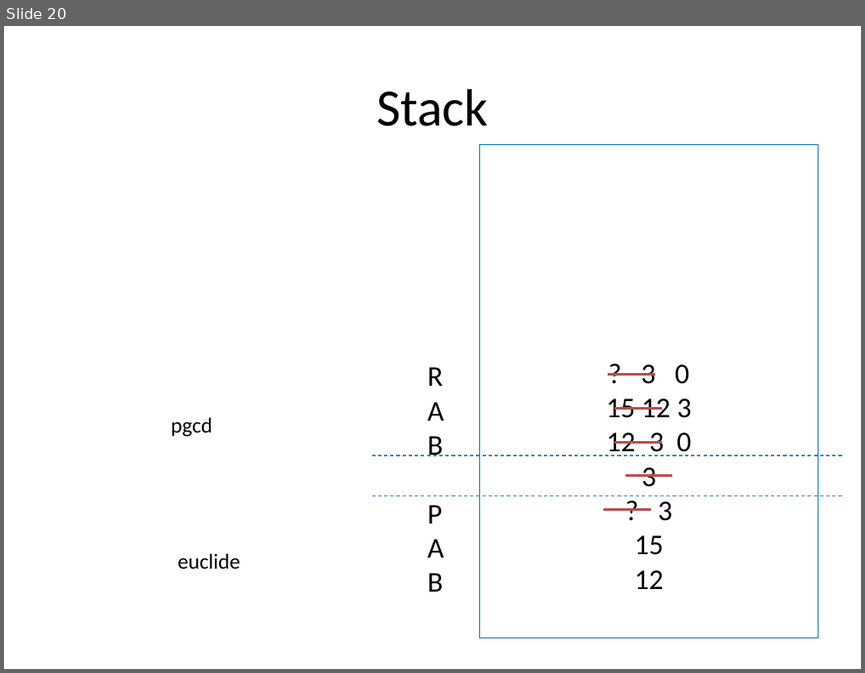
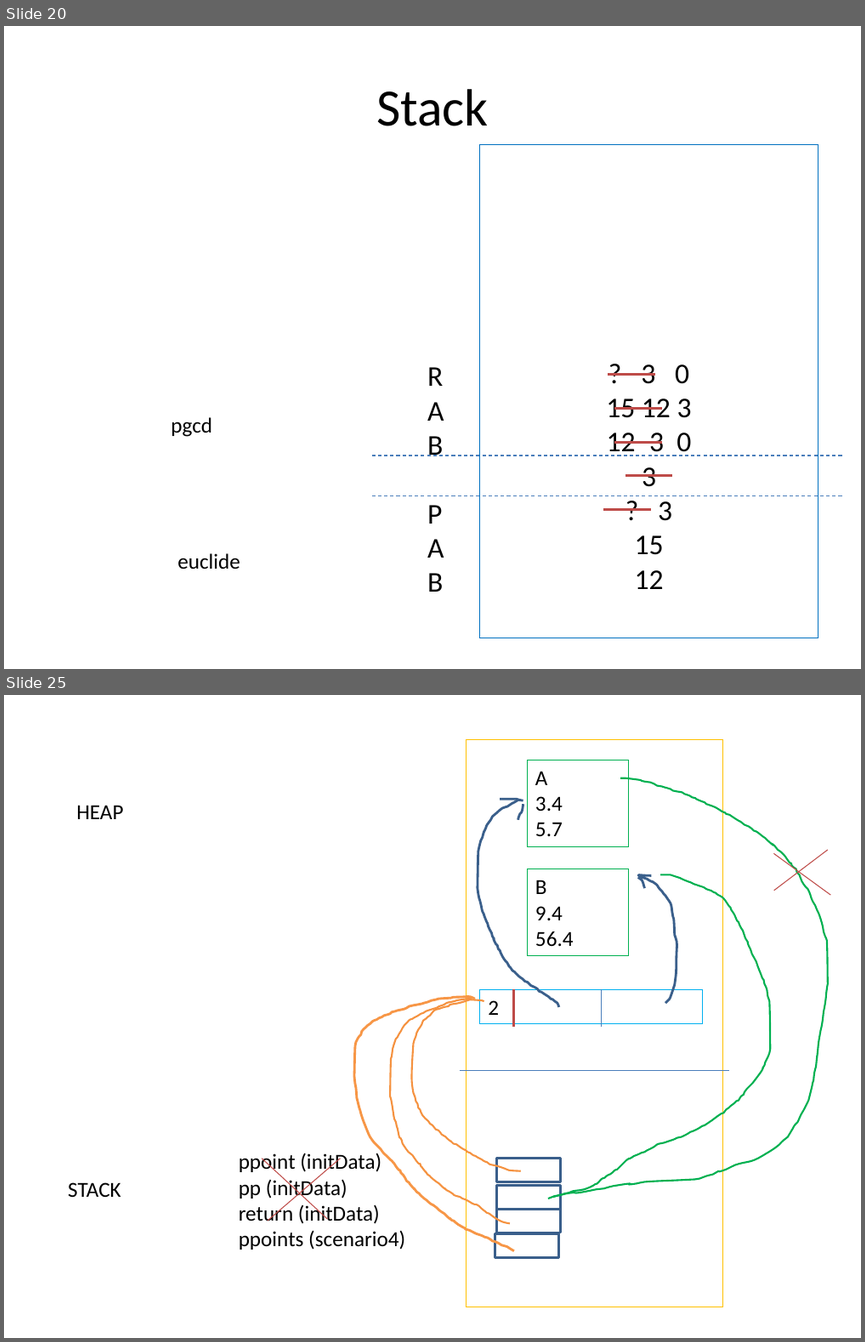
Before and after one commit to matthcol/CPP2019_07, a slide deck: CPP.pptx. Shown one above the other, each under a label of ours: slide 20 before the commit, slides 20 and 25 after it; the slides between them are not shown. The pictures are 865x673 and 865x1342 pixels, drawn with LibreOffice and Linux fonts; fonts in the diff are those of the drawing. Boxes give left, top, right and bottom in pixels: in the first picture for what was removed or moved away, otherwise in the second. Text is boxed around its words. In the diff, an @@ line names an element or a change of style, - is before the commit and + after.

```diff
--- a/CPP.pptx
+++ b/CPP.pptx
@@ slide 25 added at (4, 695, 861, 1338), background #FFFFFF @@
@@ rectangle added at (466, 739, 722, 1306), outline #FFC000 0.75 pt @@
@@ rectangle added at (527, 760, 628, 846), outline #00B050 0.75 pt, 18 pt, text #000000 @@
+A
+3.4
+5.7
@@ freeform shape added at (548, 778, 828, 1198), outline #00B050 1.5 pt @@
@@ text added at (76, 805, 123, 819), 18 pt, text #000000 @@
+HEAP
@@ freeform shape added at (477, 800, 558, 1007), outline #3A5F8C 2 pt @@
@@ freeform shape added at (500, 799, 523, 800), outline #3A5F8C 2 pt @@
@@ freeform shape added at (518, 804, 523, 819), outline #3A5F8C 2 pt @@
@@ rectangle added at (527, 869, 628, 955), outline #00B050 0.75 pt, 18 pt, text #000000 @@
+B
+9.4
+56.4
@@ line added from (831, 895) to (773, 853), #BF4C48 0.75 pt @@
@@ line added from (828, 849) to (774, 891), #BF4C48 0.75 pt @@
@@ freeform shape added at (553, 875, 770, 1197), outline #00B050 1.5 pt @@
@@ freeform shape added at (638, 875, 676, 1003), outline #3A5F8C 2 pt @@
@@ freeform shape added at (638, 878, 645, 889), outline #3A5F8C 2 pt @@
@@ freeform shape added at (354, 997, 514, 1251), outline #F79646 2 pt @@
@@ freeform shape added at (390, 998, 510, 1223), outline #F69240 1.5 pt @@
@@ freeform shape added at (412, 999, 521, 1170), outline #F69240 1.5 pt @@
@@ rectangle added at (479, 990, 703, 1024), outline #00B0F0 0.75 pt, 18 pt, text #000000 @@
+2
@@ line added from (513, 990) to (513, 1027), #BF4C48 2.25 pt @@
@@ line added from (602, 990) to (602, 1027), #4B7EBC 0.75 pt @@
@@ line added from (459, 1071) to (729, 1071), #4B7EBC 0.75 pt @@
@@ text added at (239, 1151, 405, 1249), 18 pt, text #000000 @@
+ppoint (initData)
+pp (initData)
+return (initData)
+ppoints (scenario4)
@@ line added from (327, 1219) to (262, 1157), #BF4C48 0.75 pt @@
@@ line added from (340, 1157) to (268, 1220), #BF4C48 0.75 pt @@
@@ rectangle added at (497, 1157, 561, 1182), outline #3A5F8C 2 pt @@
@@ text added at (68, 1182, 121, 1197), 18 pt, text #000000 @@
+STACK
@@ rectangle added at (497, 1185, 561, 1209), outline #3A5F8C 2 pt @@
@@ rectangle added at (497, 1208, 561, 1232), outline #3A5F8C 2 pt @@
@@ rectangle added at (495, 1234, 559, 1258), outline #3A5F8C 2 pt @@
```
Also in this commit, not shown: 4 other slides added, 1 slide removed.
